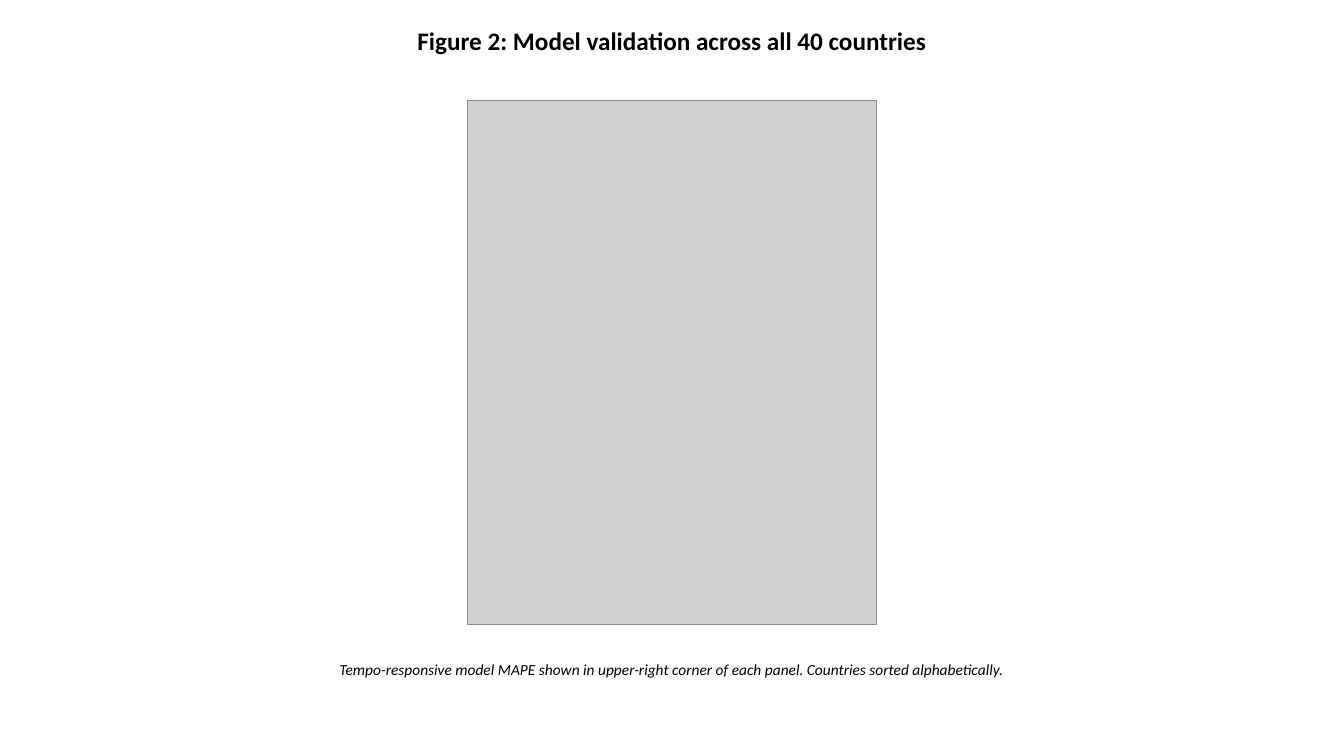
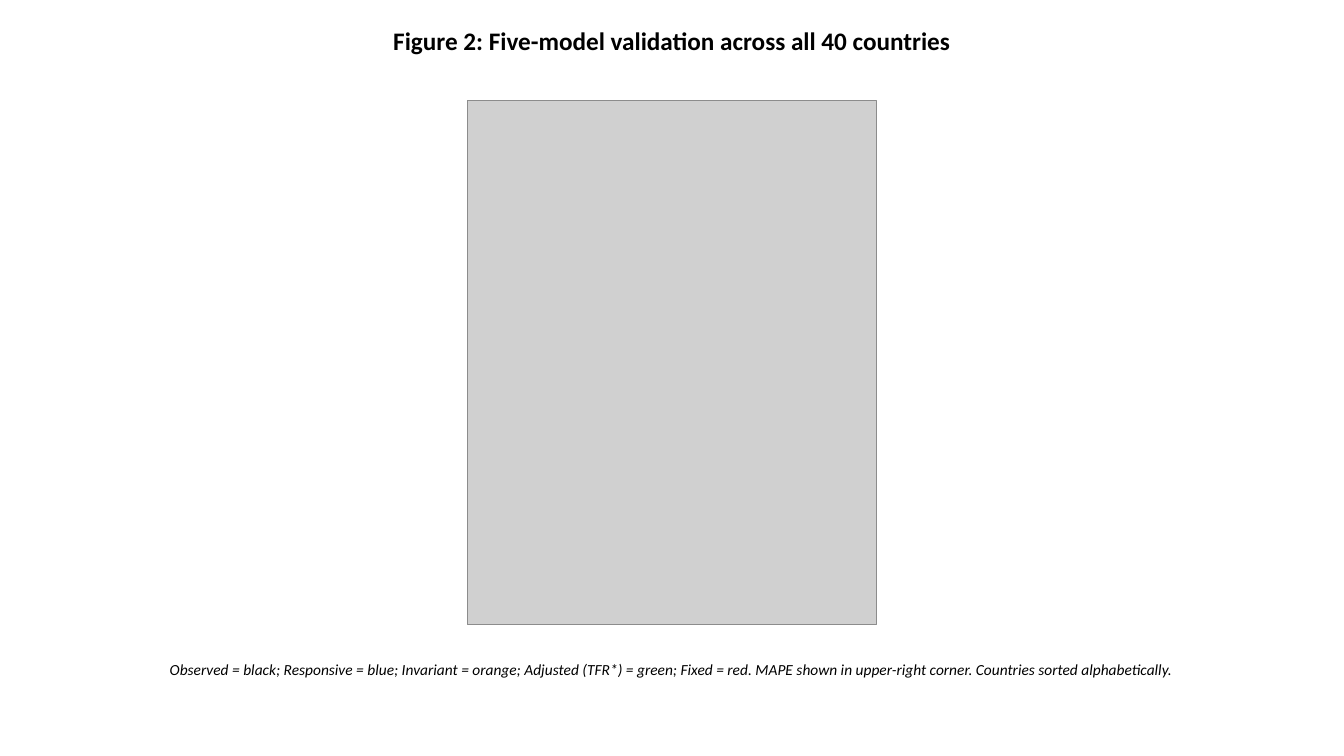
Before and after one commit to bougtoir/kotha-rct-decomposition, a slide deck: slide 2 of tempo-effect-paper/manuscripts/PopStudies_Figures_EN.pptx. Drawn at 1344x756 pixels with LibreOffice and Linux fonts; fonts in the diff are those of the drawing; grey boxes stand for pictures. Boxes give left, top, right and bottom in pixels: in the first picture for what was removed or moved away, otherwise in the second. Text is boxed around its words. In the diff, an @@ line names an element or a change of style, - is before the commit and + after.

```diff
--- a/tempo-effect-paper/manuscripts/PopStudies_Figures_EN.pptx
+++ b/tempo-effect-paper/manuscripts/PopStudies_Figures_EN.pptx
@@ text at (x1=393, y1=32, x2=950, y2=55): text changed @@
-Figure 2: Model validation across all 40 countries
+Figure 2: Five-model validation across all 40 countries
@@ text at (x1=170, y1=664, x2=1171, y2=678): text changed @@
-Tempo-responsive model MAPE shown in upper-right corner of each panel. Countries sorted alphabetically.
+Observed = black; Responsive = blue; Invariant = orange; Adjusted (TFR*) = green; Fixed = red. MAPE shown in upper-right corner. Countries sorted alphabetically.
```
Also in this commit, not shown: 2 other slides changed, 19 other files.
